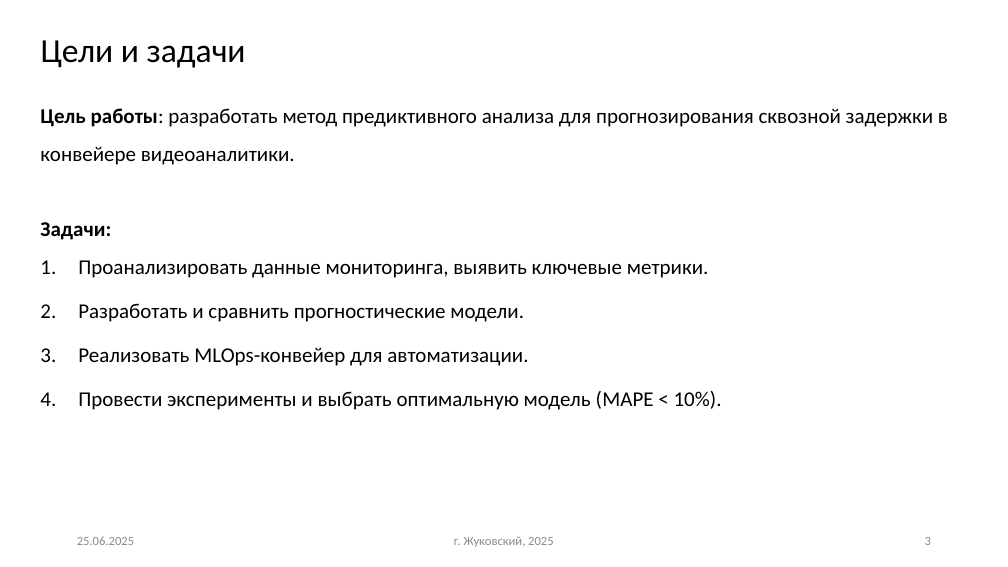
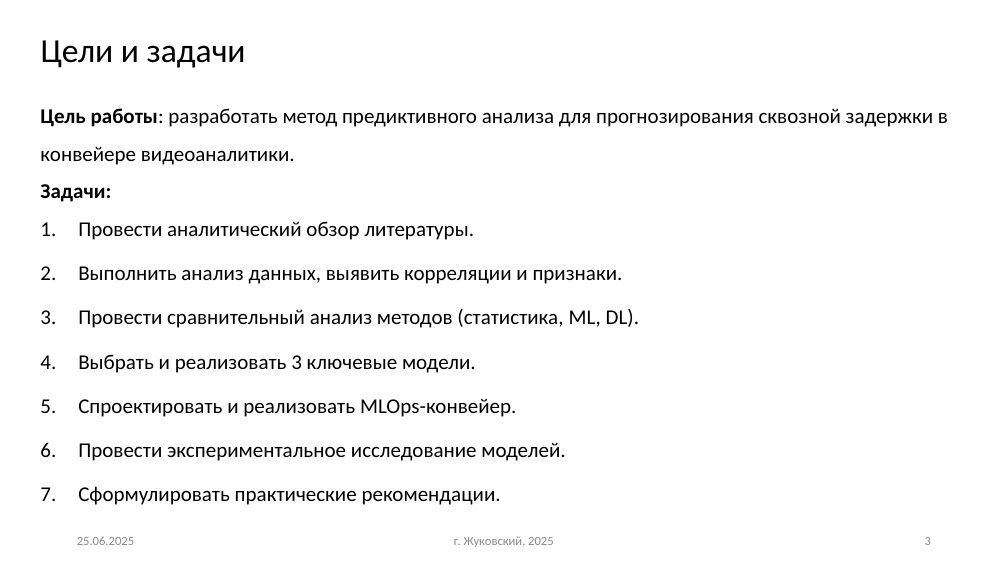
Before and after one commit to nikborovets/bachelor_thesis, a slide deck: slide 3 of presentation/presentation_Borovets.pptx. Drawn at 1008x567 pixels with LibreOffice and Linux fonts; fonts in the diff are those of the drawing. Boxes give left, top, right and bottom in pixels: in the first picture for what was removed or moved away, otherwise in the second. Text is boxed around its words. In the diff, an @@ line names an element or a change of style, - is before the commit and + after.

```diff
--- a/presentation/presentation_Borovets.pptx
+++ b/presentation/presentation_Borovets.pptx
@@ text at box(78, 221, 639, 505): text changed @@
-1. Проанализировать данные мониторинга, выявить ключевые метрики.
-2. Разработать и сравнить прогностические модели.
-3. Реализовать MLOps-конвейер для автоматизации.
-4. Провести эксперименты и выбрать оптимальную модель (MAPE < 10%).
+1. Провести аналитический обзор литературы.
+2. Выполнить анализ данных, выявить корреляции и признаки.
+3. Провести сравнительный анализ методов (статистика, ML, DL).
+4. Выбрать и реализовать 3 ключевые модели.
+5. Спроектировать и реализовать MLOps-конвейер.
+6. Провести экспериментальное исследование моделей.
+7. Сформулировать практические рекомендации.
```
Also in this commit, not shown: 1 other slide changed, 1 other file.
